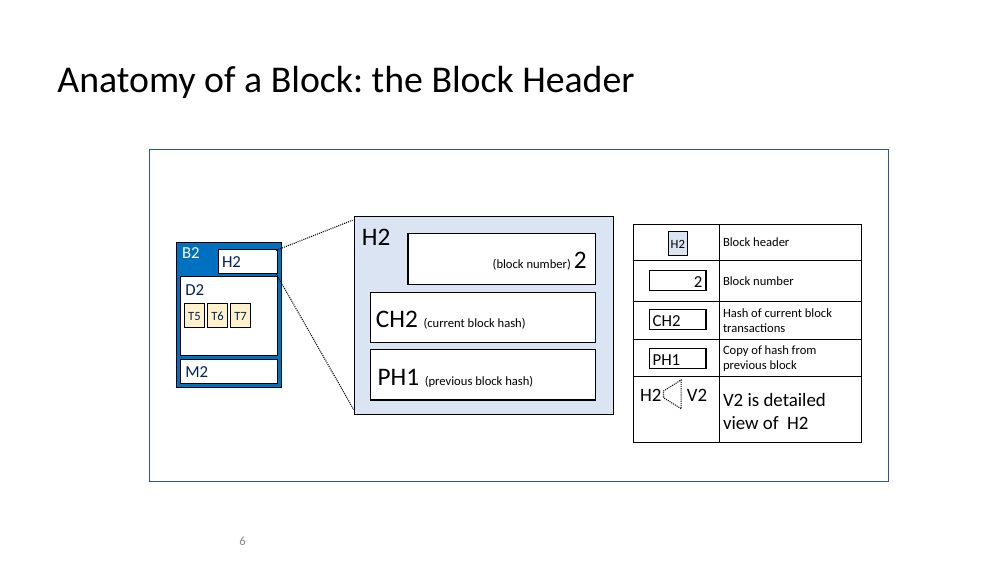
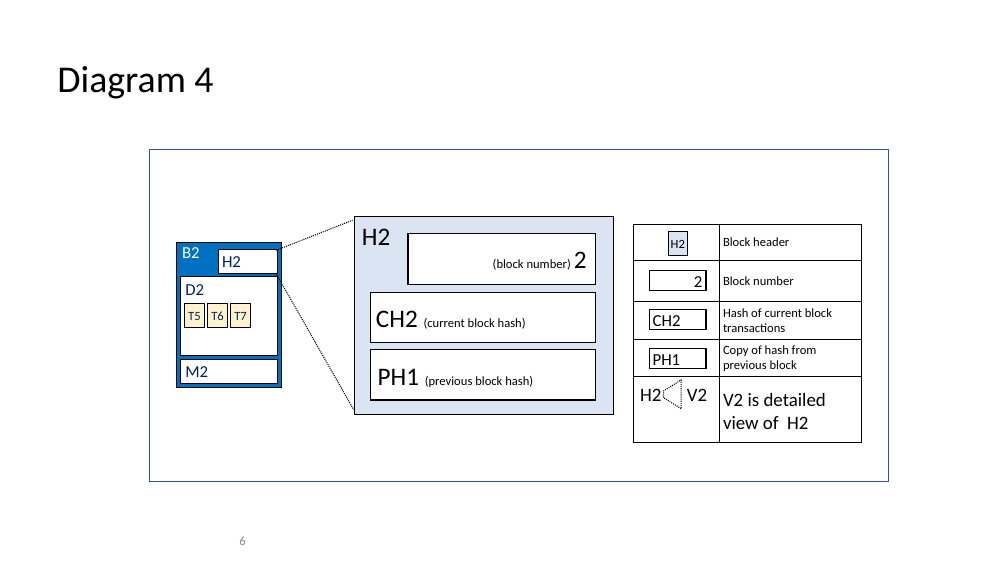
Before and after one commit to hyperledger/fabric, a slide deck: slide 6 of docs/source/diagrams/diagrams.pptx. Drawn at 1008x567 pixels with LibreOffice and Linux fonts; fonts in the diff are those of the drawing. Boxes give left, top, right and bottom in pixels: in the first picture for what was removed or moved away, otherwise in the second. Text is boxed around its words. In the diff, an @@ line names an element or a change of style, - is before the commit and + after.

Commit message:
FAB-9388: Blockchain Network concept topic
Added links to glossary terms.
Final edits in preparation for +2 review.

```diff
--- a/docs/source/diagrams/diagrams.pptx
+++ b/docs/source/diagrams/diagrams.pptx
@@ title at (x1=57, y1=66, x2=213, y2=99): text changed @@
-Anatomy of a Block: the Block Header
+Diagram 4
```
Also in this commit, not shown: 5 other slides changed, 17 slides added, 19 slides removed, 17 other files.
